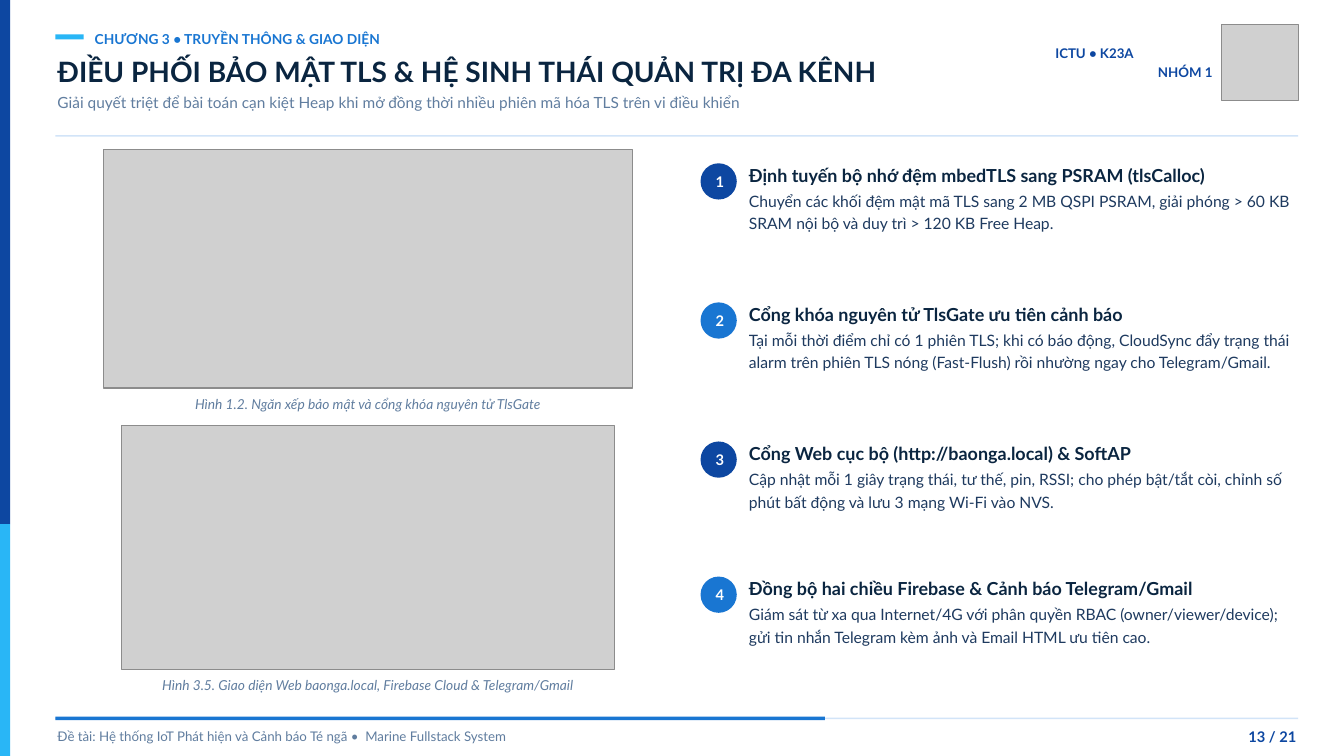
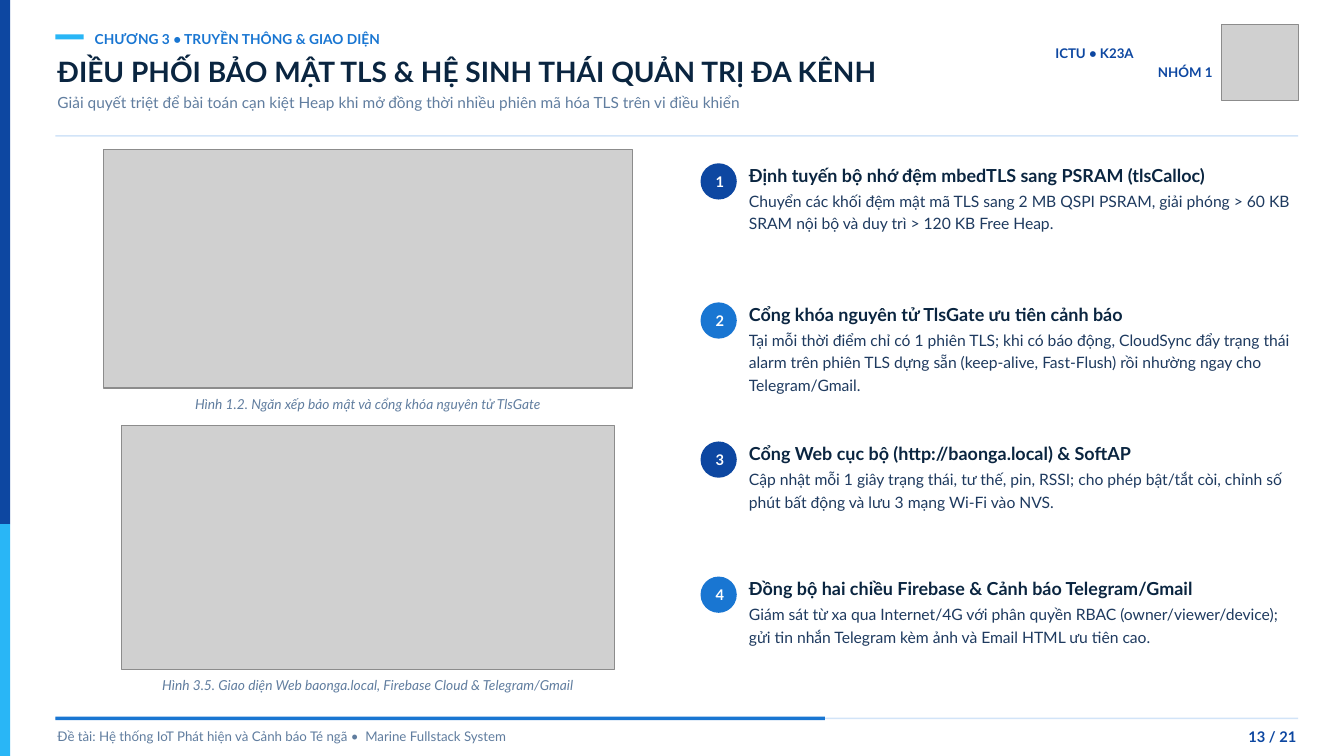
Before and after one commit to twhunq/Fall-Detect, a slide deck: slide 13 of docs/reports/Slide_Thuyet_Trinh_Nhom_1.pptx. Drawn at 1344x756 pixels with LibreOffice and Linux fonts; fonts in the diff are those of the drawing; grey boxes stand for pictures. Boxes give left, top, right and bottom in pixels: in the first picture for what was removed or moved away, otherwise in the second. Text is boxed around its words. In the diff, an @@ line names an element or a change of style, - is before the commit and + after.

Commit message:
docs: chuan hoa thuat ngu (AIoT -> IoT, nghi nga, thiet lap ket noi truoc, pha on dinh/xac minh tu the)
- README, firmware/wearable/README, bao cao .docx, slide .pptx/.html
- Tin nhan Telegram cua cau noi camera K230 doi "AIoT" thanh "IoT"

```diff
--- a/docs/reports/Slide_Thuyet_Trinh_Nhom_1.pptx
+++ b/docs/reports/Slide_Thuyet_Trinh_Nhom_1.pptx
@@ text at <box>749,332,1290,394</box>: text changed @@
-Tại mỗi thời điểm chỉ có 1 phiên TLS; khi có báo động, CloudSync đẩy trạng thái alarm trên phiên TLS nóng (Fast-Flush) rồi nhường ngay cho Telegram/Gmail.
+Tại mỗi thời điểm chỉ có 1 phiên TLS; khi có báo động, CloudSync đẩy trạng thái alarm trên phiên TLS dựng sẵn (keep-alive, Fast-Flush) rồi nhường ngay cho Telegram/Gmail.
```
Also in this commit, not shown: 7 other slides changed, 5 other files.
